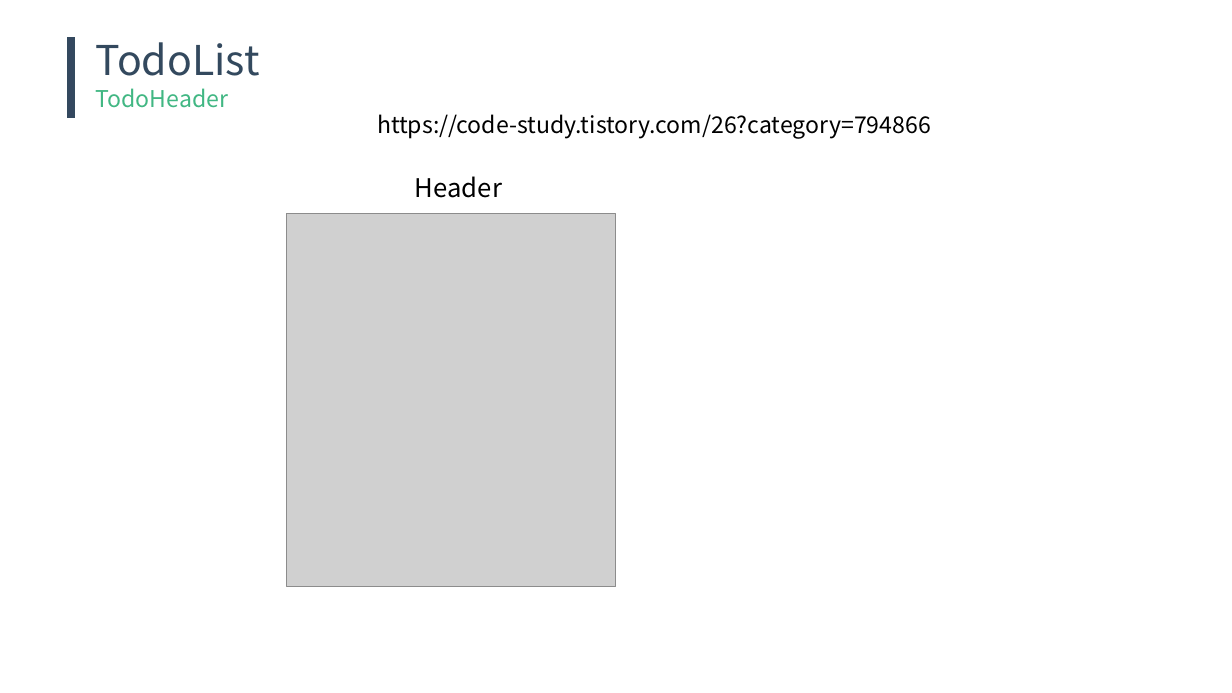
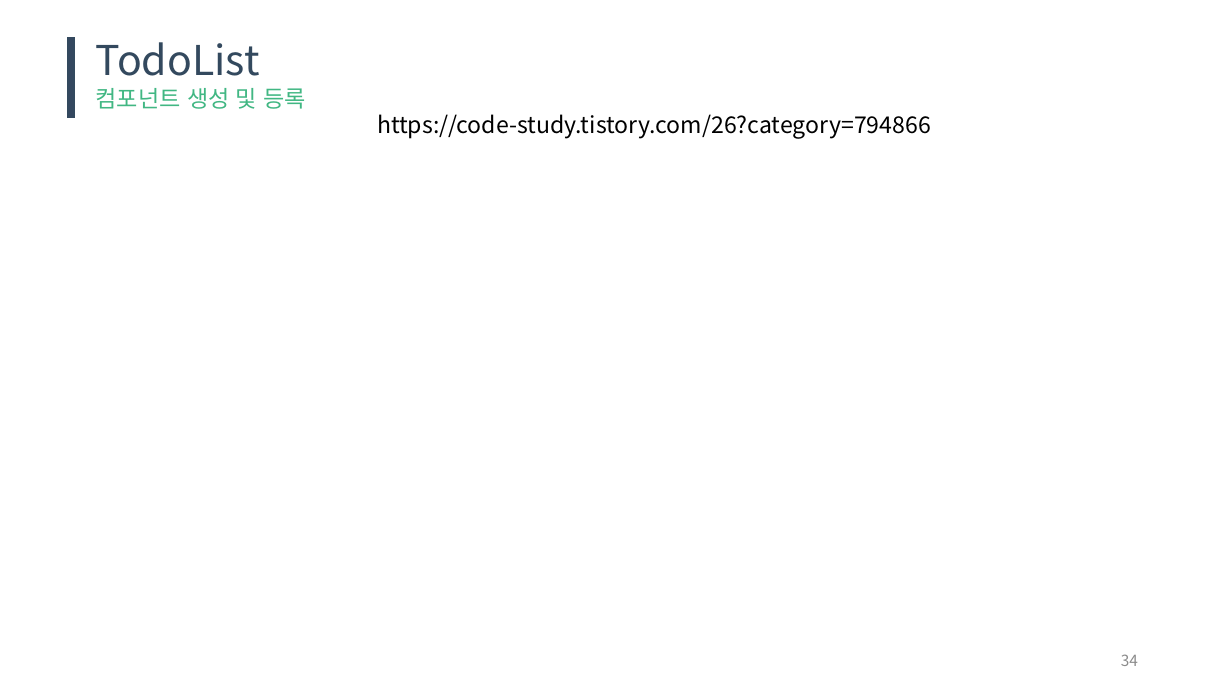
Before and after one commit to raheego/vue-todolist, a slide deck: slide 34 of 역량강화_vuejs_grh.pptx (slide 28 before the commit). Drawn at 1232x693 pixels with LibreOffice and Linux fonts; fonts in the diff are those of the drawing; grey boxes stand for pictures. Boxes give left, top, right and bottom in pixels: in the first picture for what was removed or moved away, otherwise in the second. Text is boxed around its words. In the diff, an @@ line names an element or a change of style, - is before the commit and + after.

```diff
--- a/역량강화_vuejs_grh.pptx
+++ b/역량강화_vuejs_grh.pptx
@@ text at bbox=[96, 88, 307, 109]: text changed @@
-TodoHeader
+컴포넌트 생성 및 등록
@@ text removed at bbox=[415, 176, 502, 198] @@
-Header
@@ picture removed at bbox=[287, 214, 616, 588] @@
@@ page number added at bbox=[1121, 654, 1138, 666], 12 pt, text #8C8C8C @@
+34
```
Also in this commit, not shown: 33 other slides changed, 13 slides added, 6 slides removed.
